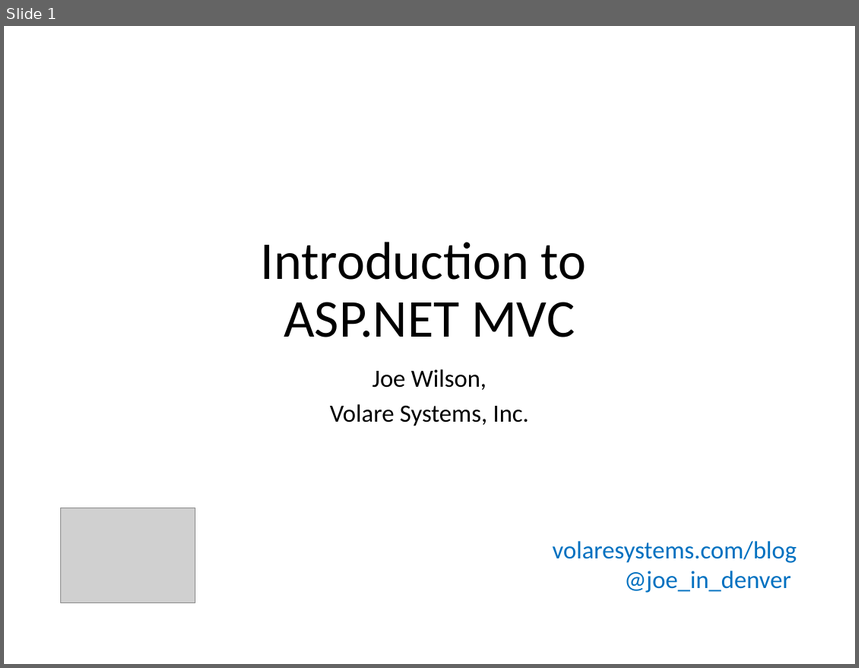
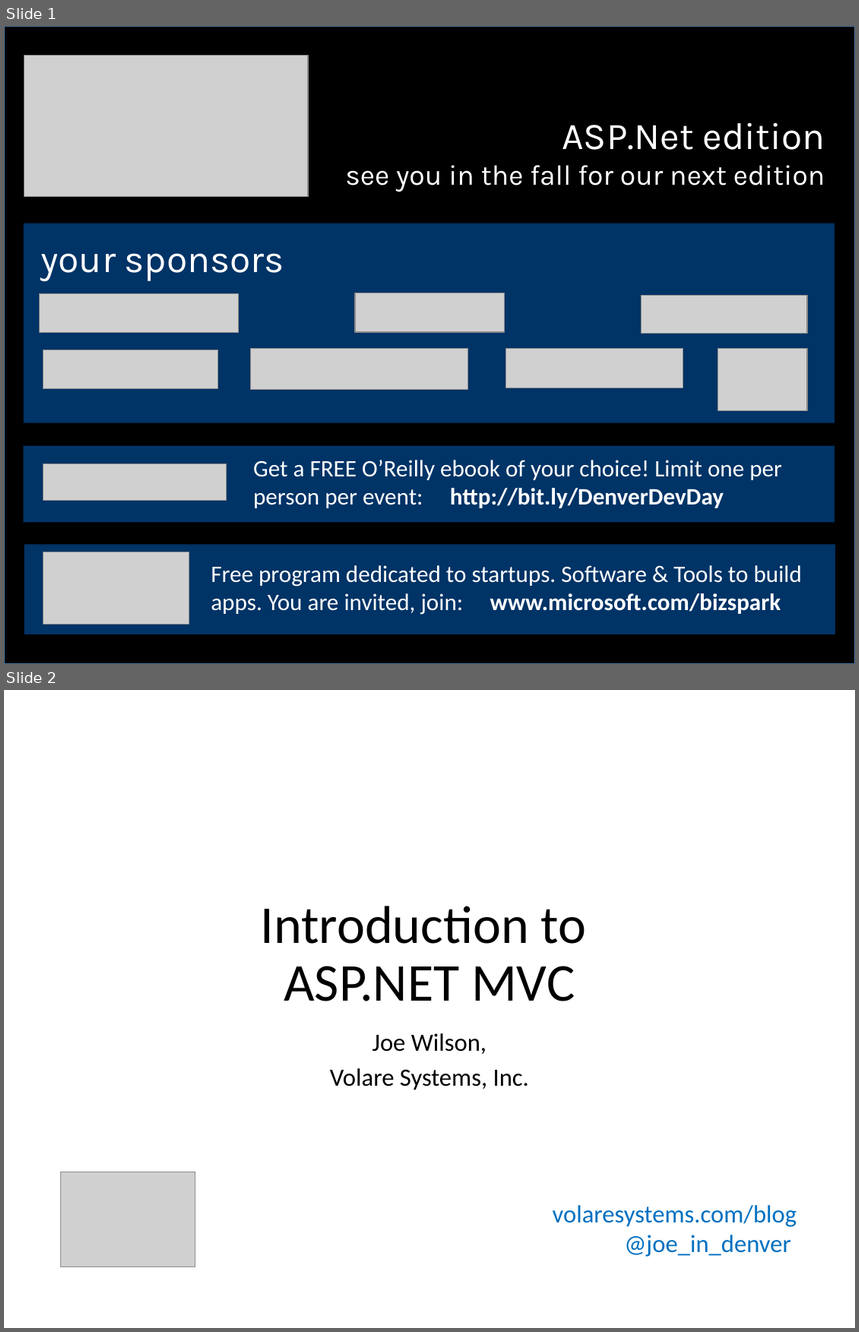
Before and after one commit to VolareSoftware/Presentations, a slide deck: Introduction to ASP.NET MVC - Denver Dev Days/Introduction to ASP.NET MVC.pptx. Shown one above the other, each under a label of ours: slide 1 before the commit, slides 1 and 2 after it. The pictures are 859x668 and 859x1332 pixels, drawn with LibreOffice and Linux fonts; fonts in the diff are those of the drawing; grey boxes stand for pictures. Boxes give left, top, right and bottom in pixels: in the first picture for what was removed or moved away, otherwise in the second. Text is boxed around its words. In the diff, an @@ line names an element or a change of style, - is before the commit and + after.

Commit message:
sponsor slide

```diff
--- a/Introduction to ASP.NET MVC - Denver Dev Days/Introduction to ASP.NET MVC.pptx
+++ b/Introduction to ASP.NET MVC - Denver Dev Days/Introduction to ASP.NET MVC.pptx
@@ slide 1 added at [4, 26, 855, 664], background #FFFFFF @@
@@ rectangle added at [4, 26, 855, 664], fill #000000, outline #43739E 1 pt @@
@@ picture added at [25, 55, 308, 197] @@
@@ text added at [345, 123, 826, 192], 24 pt, text #FFFFFF @@
+ASP.Net edition
+see you in the fall for our next edition
@@ group added at [24, 224, 835, 423]: 7 pictures, 1 rectangle @@
+your sponsors
@@ rectangle added at [24, 446, 835, 523], fill #003366 @@
@@ picture added at [44, 465, 226, 501] @@
@@ text added at [253, 460, 782, 509], 20 pt, text #FFFFFF @@
+Get a FREE O’Reilly ebook of your choice! Limit one per person per event: http://bit.ly/DenverDevDay
@@ rectangle added at [25, 544, 835, 635], fill #003366 @@
@@ picture added at [44, 553, 189, 625] @@
@@ text added at [211, 566, 802, 615], 20 pt, text #FFFFFF @@
+Free program dedicated to startups. Software & Tools to build apps. You are invited, join: www.microsoft.com/bizspark
@@ what was slide 1 is now slide 2 @@
```
